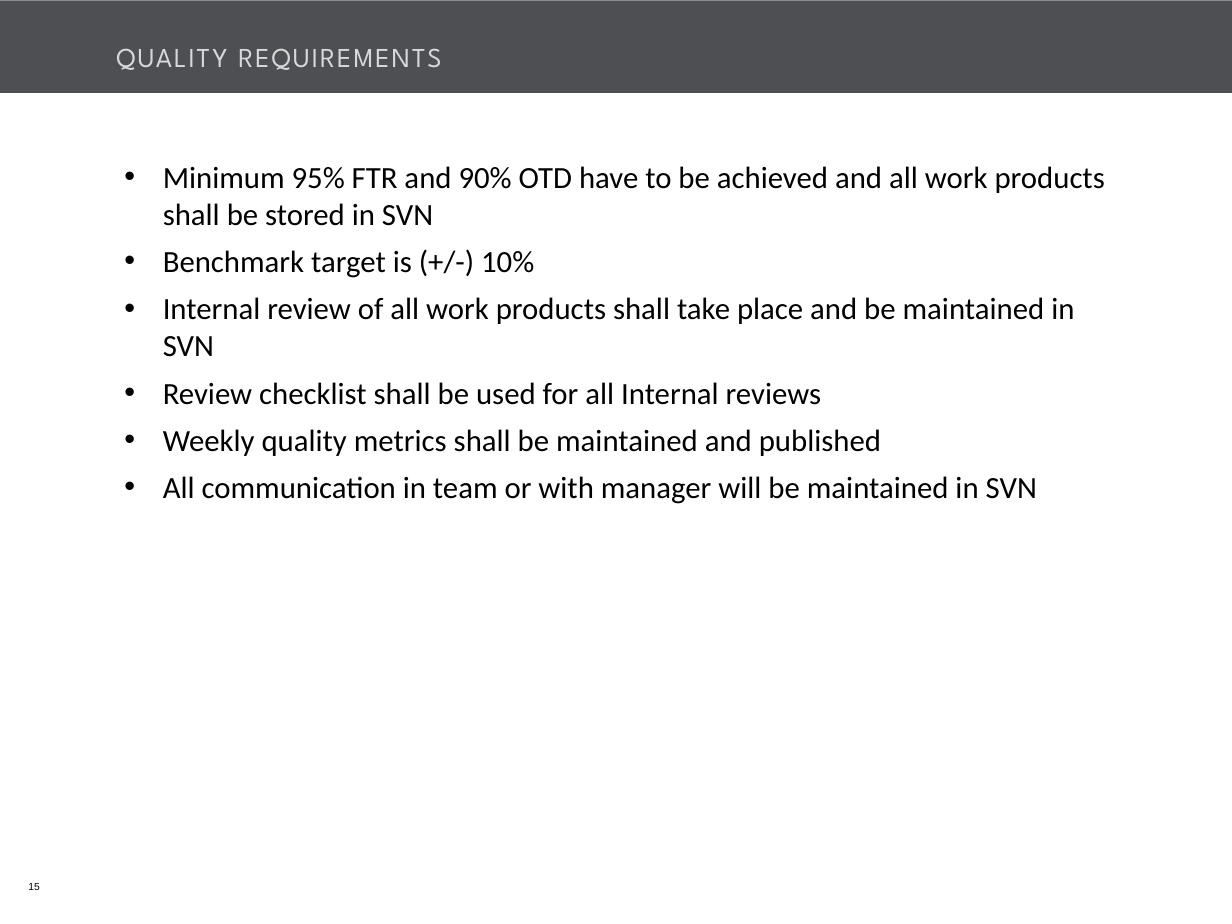
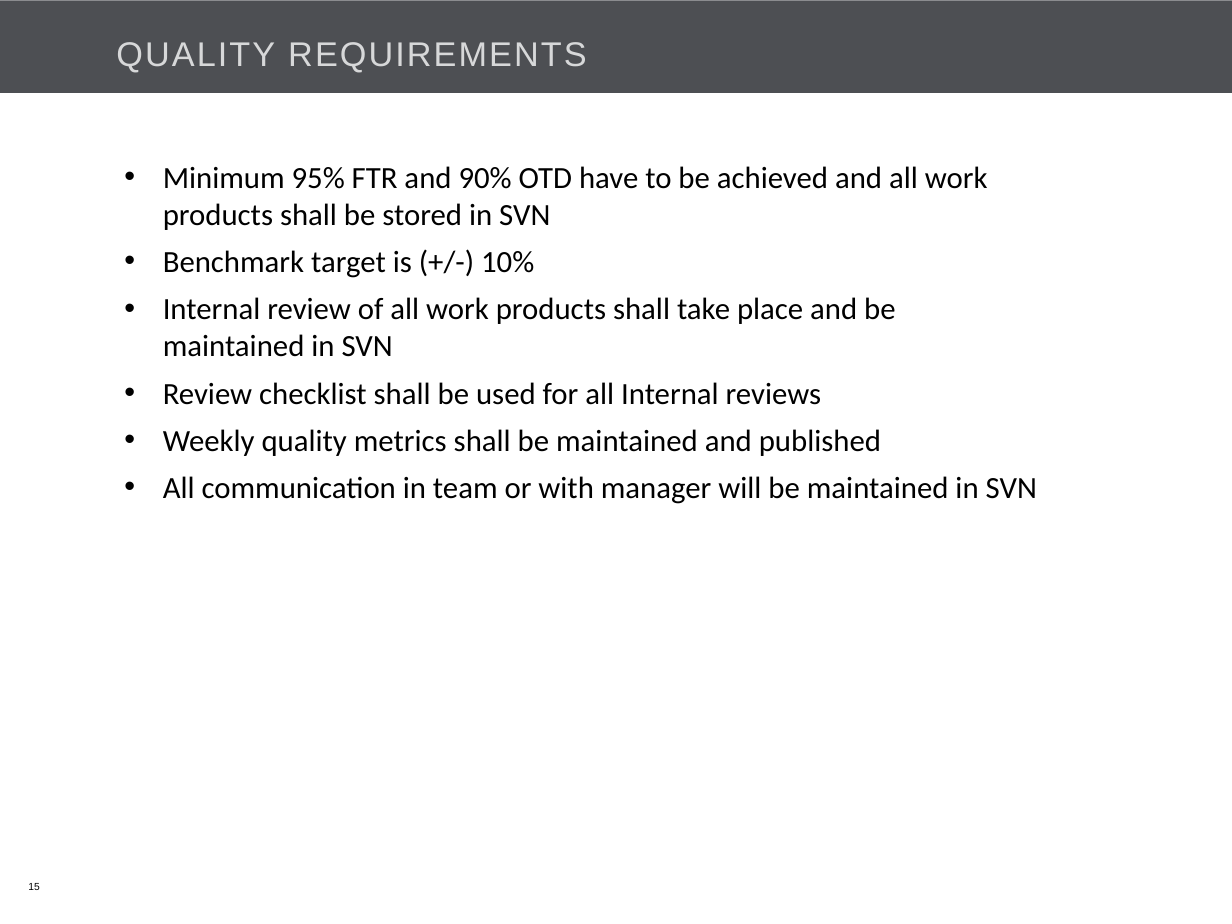
Before and after one commit to Bajarangi/demo, a slide deck: slide 15 of trunk/EasiCab/Documents/EASiCab_POC_kick off.pptx. Drawn at 1232x924 pixels with LibreOffice and Linux fonts; fonts in the diff are those of the drawing; background and template pictures are left out. Boxes give left, top, right and bottom in pixels: in the first picture for what was removed or moved away, otherwise in the second. Text is boxed around its words. In the diff, an @@ line names an element or a change of style, - is before the commit and + after.

```diff
--- a/trunk/EasiCab/Documents/EASiCab_POC_kick off.pptx
+++ b/trunk/EasiCab/Documents/EASiCab_POC_kick off.pptx
@@ title "QUALITY REQUIREMENTS" at <box>116,42,586,72</box>: size 16 to 20 pt, font League Spartan to Arial @@
@@ text "Minimum 95% FTR and 90% ..." rewrapped from <box>163,166,1105,504</box> to <box>163,166,1037,504</box> @@
```
Also in this commit, not shown: 19 other slides changed, 1 slide added.
